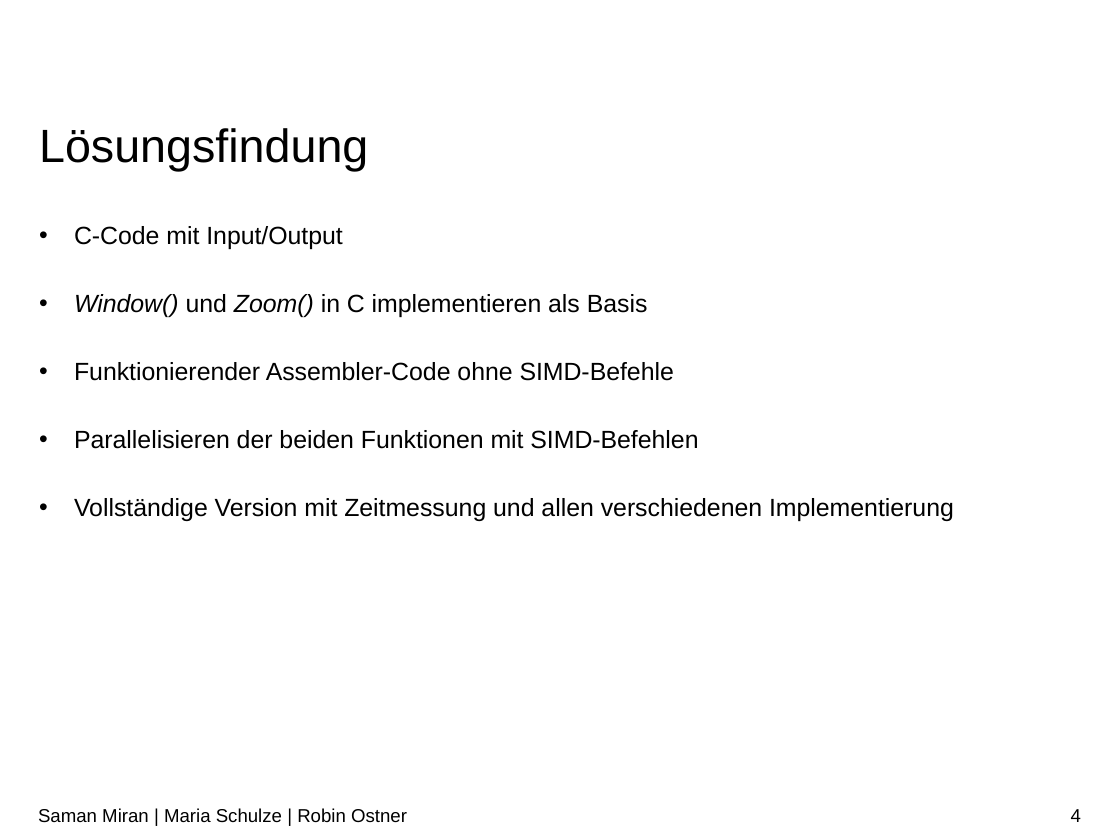
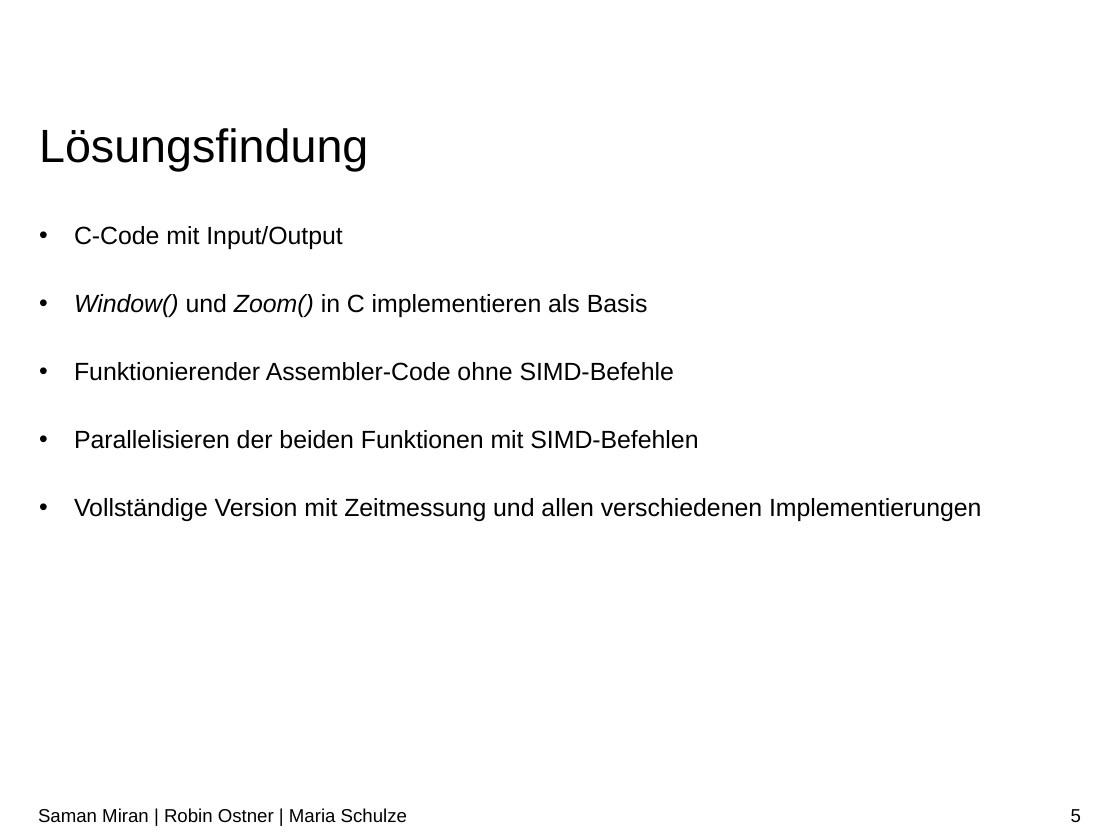
Before and after one commit to RobinOstner/bestASP, a slide deck: slide 5 of Praktikum ASP – Team 15.pptx (slide 4 before the commit). Drawn at 1120x840 pixels with LibreOffice and Linux fonts; fonts in the diff are those of the drawing; background and template pictures are left out. Boxes give left, top, right and bottom in pixels: in the first picture for what was removed or moved away, otherwise in the second. Text is boxed around its words. In the diff, an @@ line names an element or a change of style, - is before the commit and + after.

```diff
--- a/Praktikum ASP – Team 15.pptx
+++ b/Praktikum ASP – Team 15.pptx
@@ text at <box>74,498,981,521</box>: text changed @@
-• Vollständige Version mit Zeitmessung und allen verschiedenen Implementierung
+• Vollständige Version mit Zeitmessung und allen verschiedenen Implementierungen
@@ text at <box>38,808,407,823</box>: text changed @@
-Saman Miran | Maria Schulze | Robin Ostner
+Saman Miran | Robin Ostner | Maria Schulze
@@ page number at <box>1071,809,1081,823</box>: text changed @@
-4
+5
```
Also in this commit, not shown: 11 other slides changed, 2 slides added.
